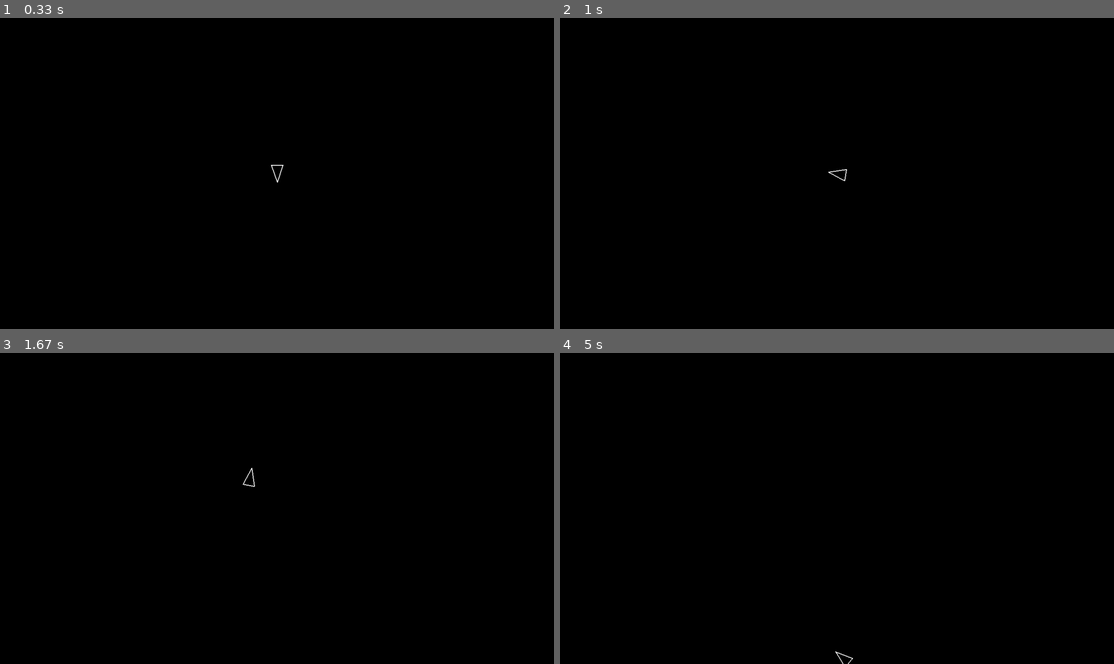
Above: before the commit, frames 1-4 (two rows, left to right).
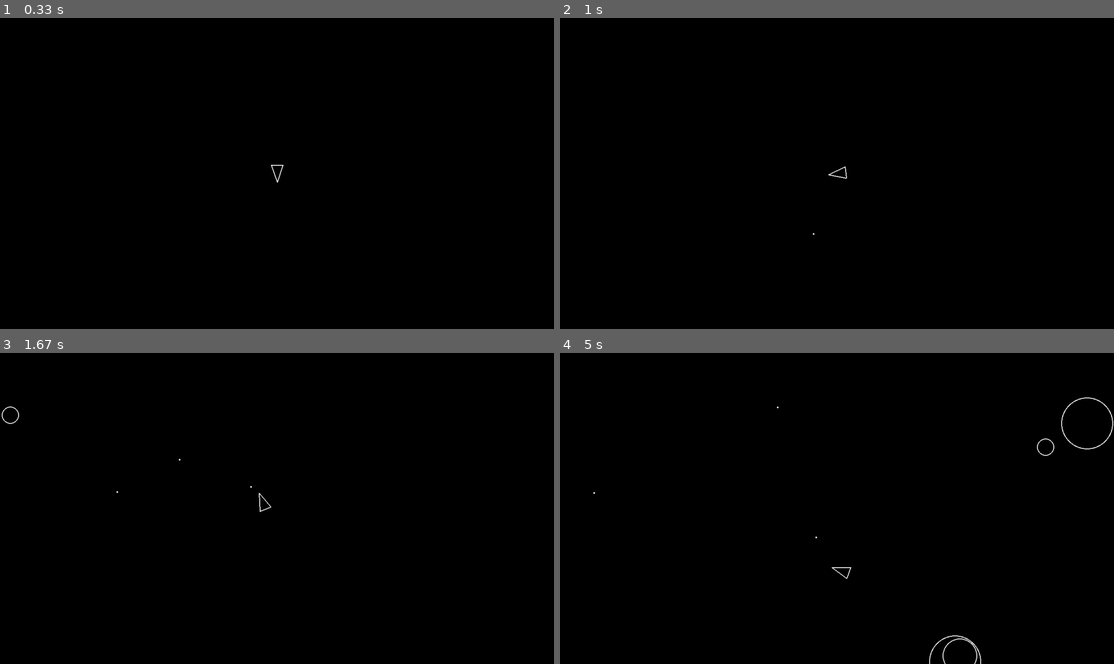
Above: after the commit, the same moments.

Repository: bercivarga/pygame-asteroids
Game: pygame game, started from main.py
Two runs of this game, one before a commit and one after it. Both use one fixed random seed, a clock stepped at 60 frames per second and the inputs below.
Inputs:
- Up to frame 1 (0.33 s): no input
- Up to frame 2 (1 s): tap Space at 0.33, 0.73 s; hold D from 0.67 s (still down)
- Up to frame 3 (1.67 s): tap Space at 1.03, 1.23, 1.57 s; release D at 1.13 s; hold W 1.17-1.47 s; hold D from 1.5 s (still down)
- Up to frame 4 (5 s): tap Space at 1.87, 2.07, 2.37, 2.63, 2.97, 3.27, 3.4, 3.8, 4.1, 4.47, 4.87 s; release D at 1.97 s; hold A 2-2.53 s; hold S 2.57-2.87 s; hold A 2.9-3.3 s; hold W 3.33-3.7 s; hold D 3.73-4.37 s; hold S 4.4-4.77 s; hold A from 4.8 s (still down)

Frame 1 is identical in both runs. In frame 2, less than 0.1% of the frame differs, in the area x 45-52%, y 47-70%; in frame 3, 0.1%; in frame 4, 0.4%, in the area x 6-100%, y 14-100%.

Commit message:
Finish up base game

Diff:
--- a/config/constants.py
+++ b/config/constants.py
@@ -7,9 +7,17 @@
 ASTEROID_KINDS = 3
 ASTEROID_SPAWN_RATE = 0.8  # seconds
 ASTEROID_MAX_RADIUS = ASTEROID_MIN_RADIUS * ASTEROID_KINDS
+ASTEROID_SMALL_MULTIPLIER = 0.25
+ASTEROID_MEDIUM_MULTIPLIER = 0.5
+ASTEROID_LARGE_MULTIPLIER = 1
 
 # Player
 PLAYER_RADIUS = 20
-PLAYER_SPEED = 1000
-PLAYER_ROTATION_SPEED = 300
+PLAYER_SPEED = 400
+PLAYER_ROTATION_SPEED = 250
 PLAYER_VELOCITY_DECAY = 0.99
+
+# Bullets
+BULLET_RADIUS = 2
+BULLET_SPEED = 3
+BULLET_LIFETIME = 1  # seconds
--- a/main.py
+++ b/main.py
@@ -1,8 +1,23 @@
+import random
+
 import pygame
 
 from config.constants import *
+from units.asteroid import Asteroid
 from units.player import Player
+from units.asteroidfield import AsteroidField
 
+def spawn_asteroid():
+    # spawn a new asteroid at a random edge
+    edge = random.choice(AsteroidField.edges)
+    speed = random.randint(40, 100)
+    velocity = edge[0] * speed
+    velocity = velocity.rotate(random.randint(-30, 30))
+    position = edge[1](random.uniform(0, 1))
+    kind = random.randint(1, ASTEROID_KINDS)
+    asteroid = Asteroid(position.x, position.y, ASTEROID_MIN_RADIUS * kind)
+    asteroid.velocity = velocity
+    return asteroid
 
 def main():
     print("Starting Asteroids... Good luck Astronaut!")
@@ -24,12 +39,20 @@
     # sprite groups
     updatable_objects = pygame.sprite.Group()
     drawable_objects = pygame.sprite.Group()
+    asteroids = pygame.sprite.Group()
 
+    # add objects to sprite groups
     updatable_objects.add(player)
     drawable_objects.add(player)
 
+    # asteroid field
+    asteroid_field = AsteroidField(updatable_objects)
+    updatable_objects.add(asteroid_field)
+
     # game loop
     running = True
+
+    last_time = pygame.time.get_ticks()
 
     while running:
         for event in pygame.event.get():
@@ -42,10 +65,38 @@
         # player.update(dt)
         # player.draw(screen)
 
+        # spawn a new asteroid every second
+        current_time = pygame.time.get_ticks()
+        if current_time - last_time > 1000:
+            last_time = current_time
+            asteroid = spawn_asteroid()
+            asteroids.add(asteroid)
+            updatable_objects.add(asteroid)
+            drawable_objects.add(asteroid)
+
         for obj in updatable_objects:
             obj.update(dt)
         for obj in drawable_objects:
             obj.draw(screen)
+
+        updatable_objects.add(player.bullets)
+        drawable_objects.add(player.bullets)
+
+        # check for collisions
+        for asteroid in asteroids:
+            if player.is_colliding_with(asteroid):
+                print("Player has been hit by an asteroid!")
+                running = False
+
+            for bullet in player.bullets:
+                if bullet.is_colliding_with(asteroid):
+                    print("Bullet has hit an asteroid!")
+                    bullet.kill()
+                    asteroid.kill()
+                    for new_asteroid in asteroid.split():
+                        asteroids.add(new_asteroid)
+                        updatable_objects.add(new_asteroid)
+                        drawable_objects.add(new_asteroid)
 
         pygame.display.flip()
 
@@ -53,7 +104,7 @@
 
     pygame.quit()
 
-    print("Game has been closed. Thanks for playing!")
+    print("Game has finished. Thanks for playing!")
 
 
 def render_time_running(screen, dt):
--- a/shapes/circleshape.py
+++ b/shapes/circleshape.py
@@ -20,3 +20,7 @@
     def update(self, dt):
         # sub-classes must override
         pass
+
+    def is_colliding_with(self, target):
+        distance_to_target = self.position.distance_to(target.position)
+        return distance_to_target <= self.radius + target.radius
--- /dev/null
+++ b/units/asteroid.py
@@ -0,0 +1,34 @@
+import pygame
+from shapes.circleshape import CircleShape
+from config.constants import SCREEN_WIDTH, SCREEN_HEIGHT
+
+
+class Asteroid(CircleShape):
+    def __init__(self, x, y, radius, can_split=True):
+        super().__init__(x, y, radius)
+        self.rotation = 0
+        self.can_split = can_split
+
+    def draw(self, screen):
+        pygame.draw.circle(screen, (255, 255, 255), self.position, self.radius, 2)
+
+    def update(self, dt):
+        self.position += self.velocity * dt
+        self.position.x %= SCREEN_WIDTH
+        self.position.y %= SCREEN_HEIGHT
+        self.rotation %= 360
+
+    def split(self):
+        if not self.can_split:
+            return []
+
+        # create two smaller asteroids from this one that are moving in opposite directions
+        asteroid1 = Asteroid(self.position.x, self.position.y, self.radius // 2, False)
+        asteroid1.velocity = self.velocity.rotate(90)
+        asteroid2 = Asteroid(self.position.x, self.position.y, self.radius // 2, False)
+        asteroid2.velocity = self.velocity.rotate(-90)
+
+        return [
+            asteroid1,
+            asteroid2,
+        ]
--- /dev/null
+++ b/units/asteroidfield.py
@@ -0,0 +1,53 @@
+import pygame
+import random
+from config.constants import *
+from units.asteroid import Asteroid
+
+
+class AsteroidField(pygame.sprite.Sprite):
+    edges = [
+        [
+            pygame.Vector2(1, 0),
+            lambda y: pygame.Vector2(-ASTEROID_MAX_RADIUS, y * SCREEN_HEIGHT),
+        ],
+        [
+            pygame.Vector2(-1, 0),
+            lambda y: pygame.Vector2(
+                SCREEN_WIDTH + ASTEROID_MAX_RADIUS, y * SCREEN_HEIGHT
+            ),
+        ],
+        [
+            pygame.Vector2(0, 1),
+            lambda x: pygame.Vector2(x * SCREEN_WIDTH, -ASTEROID_MAX_RADIUS),
+        ],
+        [
+            pygame.Vector2(0, -1),
+            lambda x: pygame.Vector2(
+                x * SCREEN_WIDTH, SCREEN_HEIGHT + ASTEROID_MAX_RADIUS
+            ),
+        ],
+    ]
+
+    def __init__(self, containers):
+        pygame.sprite.Sprite.__init__(self, containers)
+        self.spawn_timer = 0.0
+        self.containers = containers
+
+    def spawn(self, radius, position, velocity):
+        asteroid = Asteroid(position.x, position.y, radius)
+        asteroid.velocity = velocity
+        asteroid.containers = self.containers
+
+    def update(self, dt):
+        self.spawn_timer += dt
+        if self.spawn_timer > ASTEROID_SPAWN_RATE:
+            self.spawn_timer = 0
+
+            # spawn a new asteroid at a random edge
+            edge = random.choice(self.edges)
+            speed = random.randint(40, 100)
+            velocity = edge[0] * speed
+            velocity = velocity.rotate(random.randint(-30, 30))
+            position = edge[1](random.uniform(0, 1))
+            kind = random.randint(1, ASTEROID_KINDS)
+            self.spawn(ASTEROID_MIN_RADIUS * kind, position, velocity)
--- /dev/null
+++ b/units/bullet.py
@@ -0,0 +1,29 @@
+import pygame
+
+from config.constants import SCREEN_WIDTH, SCREEN_HEIGHT, BULLET_RADIUS, BULLET_SPEED, BULLET_LIFETIME
+from shapes.circleshape import CircleShape
+
+
+class Bullet(CircleShape):
+    def __init__(self, x, y, velocity):
+        super().__init__(x, y, BULLET_RADIUS)
+        self.velocity = velocity
+        self.lifetime = BULLET_LIFETIME
+        self.age = 0.0
+
+    def draw(self, screen):
+        pygame.draw.circle(screen, (255, 255, 255), self.position, self.radius)
+
+
+    def update(self, dt):
+        self.position += self.velocity * dt * BULLET_SPEED
+
+        # kill if out of bounds
+        if (self.position.x < 0 or self.position.x > SCREEN_WIDTH or
+                self.position.y < 0 or self.position.y > SCREEN_HEIGHT):
+            self.kill()
+
+        # update age
+        self.age += dt
+        if self.age > self.lifetime:
+            self.kill()
--- a/units/player.py
+++ b/units/player.py
@@ -1,13 +1,16 @@
 import pygame
 from shapes.circleshape import CircleShape
 from config.constants import PLAYER_RADIUS, PLAYER_SPEED, PLAYER_ROTATION_SPEED, PLAYER_VELOCITY_DECAY, SCREEN_WIDTH, SCREEN_HEIGHT
+from units.bullet import Bullet
 
 # Player class
 class Player(CircleShape):
     def __init__(self, x, y):
         super().__init__(x, y, PLAYER_RADIUS)
         self.rotation = 0
-        self.velocity = pygame.Vector2(0, 0)
+        self.bullets = pygame.sprite.Group()
+        self.time_since_last_shot = 0
+        self.bullet_cooldown = 0.1
 
     def triangle(self):
         forward = pygame.Vector2(0, 1).rotate(self.rotation)
@@ -21,6 +24,8 @@
         pygame.draw.polygon(screen, (255, 255, 255), self.triangle(), 2)
 
     def update(self, dt):
+        self.time_since_last_shot += dt
+
         keys = pygame.key.get_pressed()
         if keys[pygame.K_a]:
             self.rotation -= PLAYER_ROTATION_SPEED * dt
@@ -30,8 +35,18 @@
             self.velocity += pygame.Vector2(0, 1).rotate(self.rotation) * PLAYER_SPEED * dt
         if keys[pygame.K_s]:
             self.velocity -= pygame.Vector2(0, 1).rotate(self.rotation) * PLAYER_SPEED * dt
+        if keys[pygame.K_SPACE]:
+            if self.time_since_last_shot > self.bullet_cooldown:
+                self.time_since_last_shot = 0
+                bullet = self.shoot()
+                self.bullets.add(bullet)
+
+
         self.position += self.velocity * dt
         self.velocity *= PLAYER_VELOCITY_DECAY
         self.position.x %= SCREEN_WIDTH
         self.position.y %= SCREEN_HEIGHT
         self.rotation %= 360
+
+    def shoot(self):
+        return Bullet(self.position.x, self.position.y, pygame.Vector2(0, 1).rotate(self.rotation) * 200)
